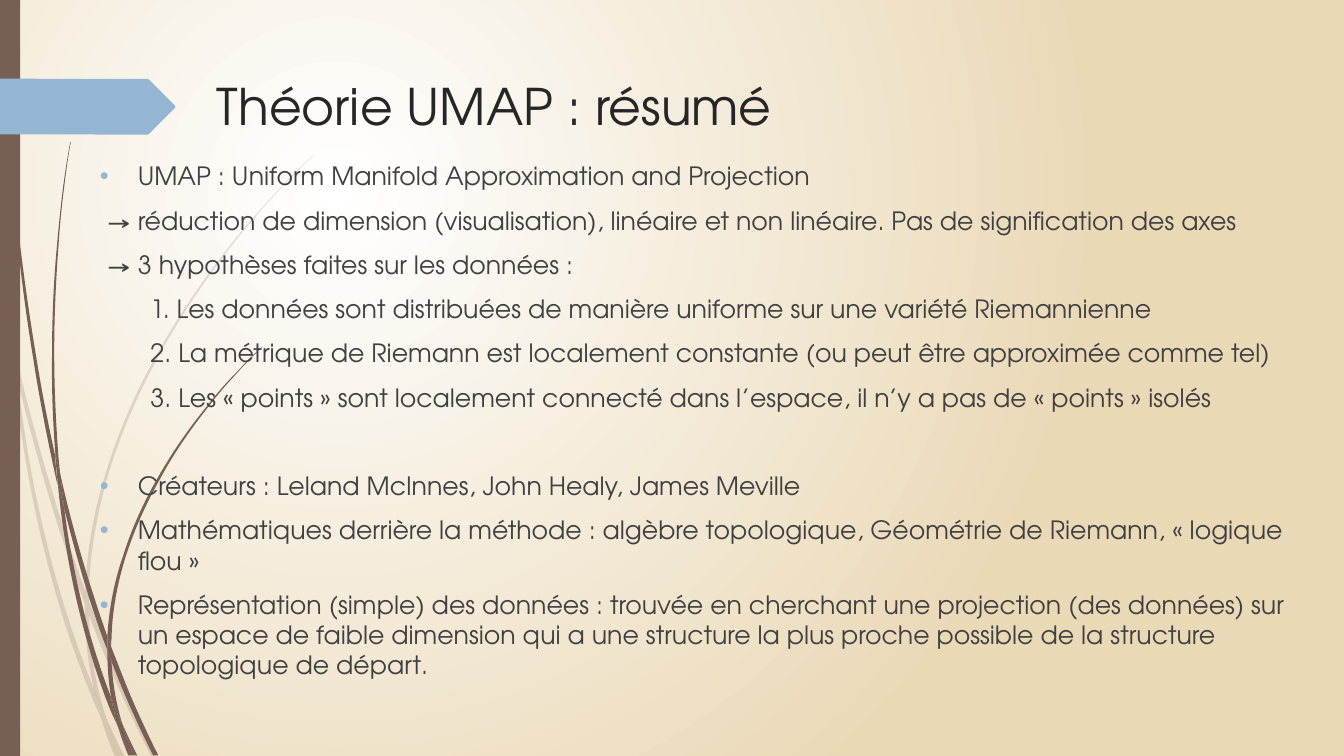
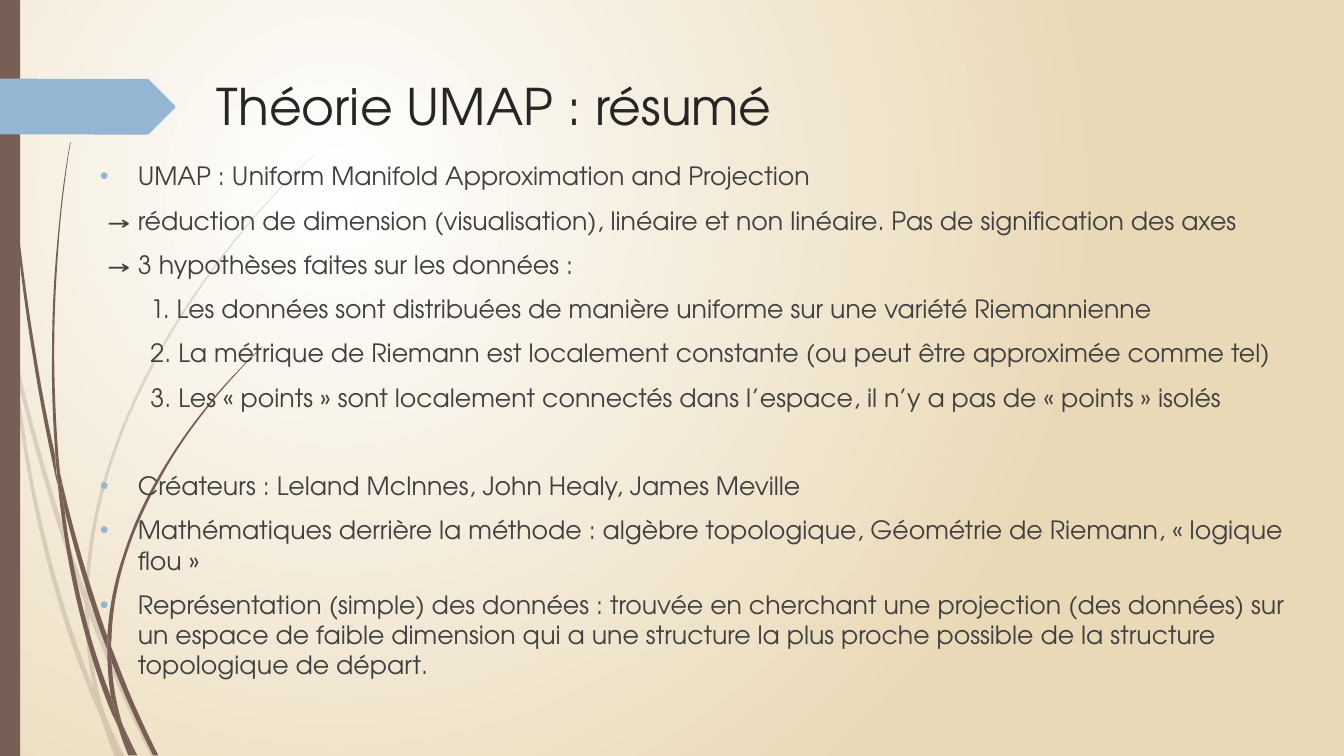
Before and after one commit to Phi-gif/DataViz, a slide deck: slide 2 of diapo.pptx. Drawn at 1344x756 pixels with LibreOffice and Linux fonts; fonts in the diff are those of the drawing. Boxes give left, top, right and bottom in pixels: in the first picture for what was removed or moved away, otherwise in the second. Text is boxed around its words. In the diff, an @@ line names an element or a change of style, - is before the commit and + after.

```diff
--- a/diapo.pptx
+++ b/diapo.pptx
@@ text at [150, 388, 1220, 419]: text changed @@
-3. Les « points » sont localement connecté dans l’espace, il n’y a pas de « points » isolés
+3. Les « points » sont localement connectés dans l’espace, il n’y a pas de « points » isolés
```
Also in this commit, not shown: 7 other slides changed.
